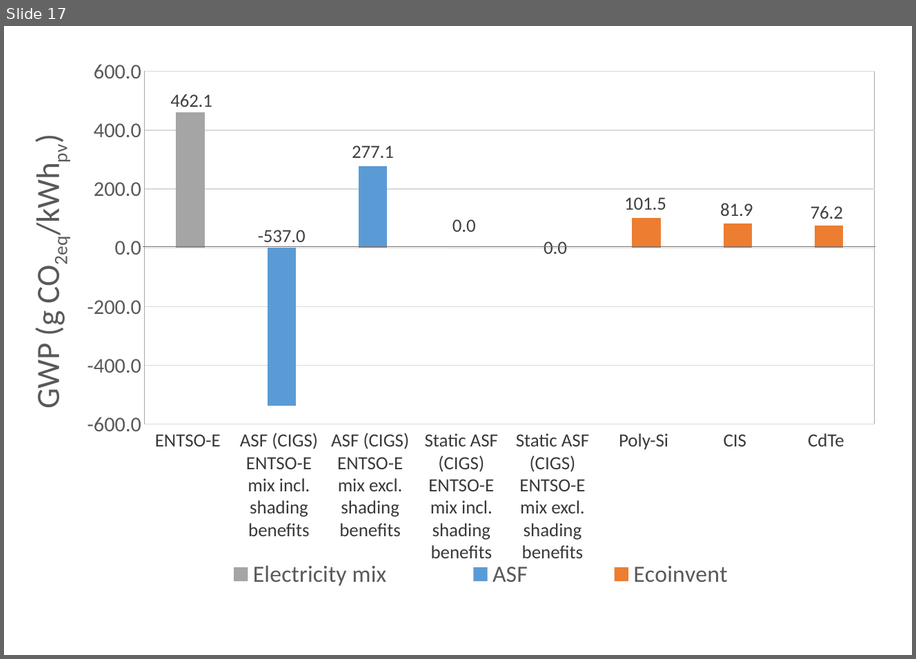
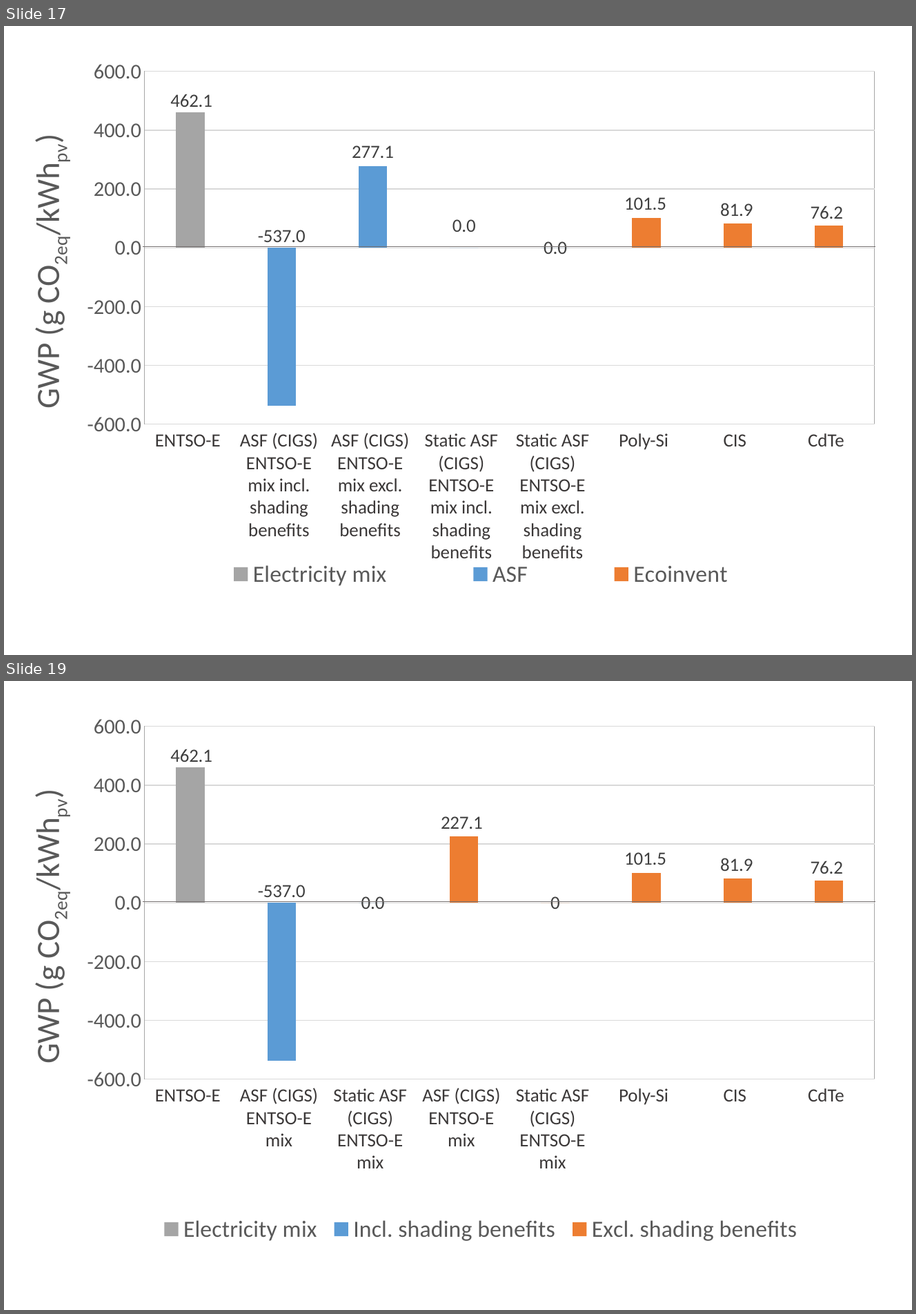
Before and after one commit to architecture-building-systems/LCA_Paper, a slide deck: elsarticle/Images/Thesis charts.pptx. Shown one above the other, each under a label of ours: slide 17 before the commit, slides 17 and 19 after it; the slides between them are not shown. The pictures are 916x659 and 916x1314 pixels, drawn with LibreOffice and Linux fonts; fonts in the diff are those of the drawing. Boxes give left, top, right and bottom in pixels: in the first picture for what was removed or moved away, otherwise in the second. Text is boxed around its words. In the diff, an @@ line names an element or a change of style, - is before the commit and + after.

Commit message:
version 3 of compPV chart in ppt

```diff
--- a/elsarticle/Images/Thesis charts.pptx
+++ b/elsarticle/Images/Thesis charts.pptx
@@ slide 19 added at (4, 681, 912, 1310), background #FFFFFF @@
@@ column stacked chart added at (24, 712, 891, 1252) @@
+categories: 1, 2, 3, 4, 5, 6, 7, 8
+Electricity mix: 462.1, -, -, -, -, -, -, -
+Incl. shading benefits: -, -537, 0, -, -, -, -, -
+Excl. shading benefits: -, -, -, 227.1, 0, 101.5, 81.9, 76.2
@@ line added from (143, 902) to (876, 902), #767171 0.5 pt @@
@@ text added at (155, 1089, 221, 1101), 16 pt, text #3B3838 @@
+ENTSO-E
@@ text added at (240, 1087, 318, 1146), 16 pt, text #3B3838 @@
+ASF (CIGS) ENTSO-E mix
@@ text added at (333, 1088, 407, 1168), 16 pt, text #3B3838 @@
+Static ASF (CIGS) ENTSO-E mix
@@ text added at (422, 1087, 501, 1146), 16 pt, text #3B3838 @@
+ASF (CIGS) ENTSO-E mix
@@ text added at (516, 1088, 589, 1168), 16 pt, text #3B3838 @@
+Static ASF (CIGS) ENTSO-E mix
@@ text added at (619, 1088, 668, 1105), 16 pt, text #3B3838 @@
+Poly-Si
@@ text added at (724, 1089, 746, 1101), 16 pt, text #3B3838 @@
+CIS
@@ text added at (808, 1088, 844, 1101), 16 pt, text #3B3838 @@
+CdTe
```
Also in this commit, not shown: 1 slide changed, 1 other file.
